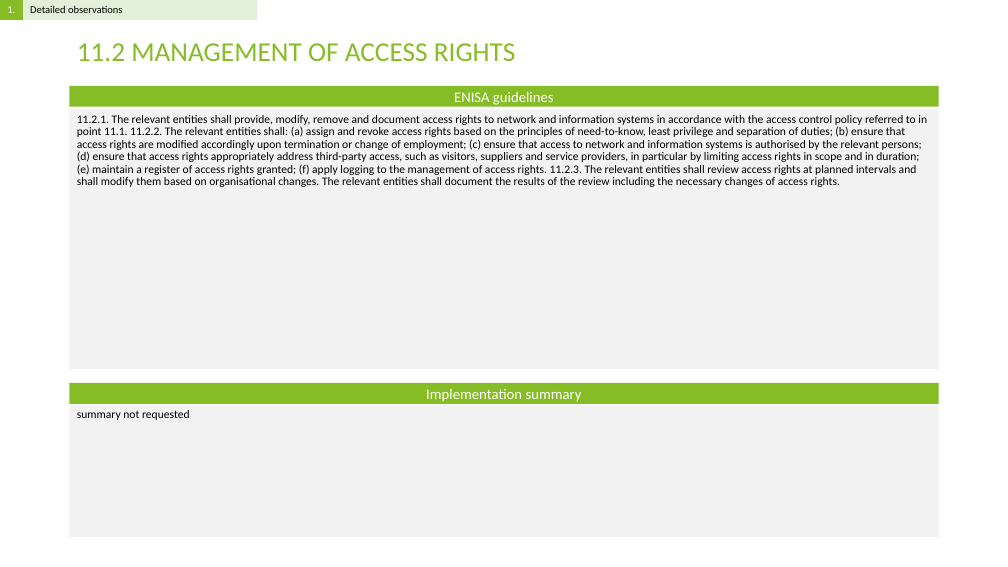
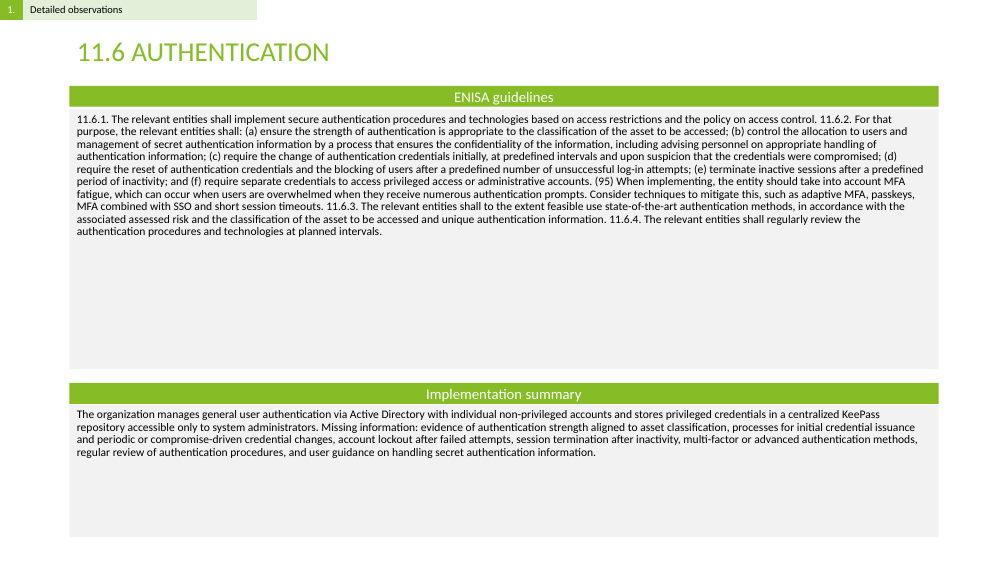
Before and after one commit to Rokas01/tprm, a slide deck: slide 12 of filename.pptx (slide 72 before the commit). Drawn at 1008x567 pixels with LibreOffice and Linux fonts; fonts in the diff are those of the drawing. Boxes give left, top, right and bottom in pixels: in the first picture for what was removed or moved away, otherwise in the second. Text is boxed around its words. In the diff, an @@ line names an element or a change of style, - is before the commit and + after.

```diff
--- a/filename.pptx
+++ b/filename.pptx
@@ title at box(77, 42, 329, 61): text changed @@
-11.2 MANAGEMENT OF ACCESS RIGHTS
+11.6 AUTHENTICATION
@@ text at box(77, 115, 923, 237): text changed @@
-11.2.1. The relevant entities shall provide, modify, remove and document access rights to network and information systems in accordance with the access control policy referred to in point 11.1. 11.2.2. The relevant entities shall: (a) assign and revoke access rights based on the principles of need-to-know, least privilege and separation of duties; (b) ensure that access rights are modified accordingly upon termination or change of employment; (c) ensure that access to network and information systems is authorised by the relevant persons; (d) ensure that access rights appropriately address third-party access, such as visitors, suppliers and service providers, in particular by limiting access rights in scope and in duration; (e) maintain a register of access rights granted; (f) apply logging to the management of access rights. 11.2.3. The relevant entities shall review access rights at planned intervals and shall modify them based on organisational changes. The relevant entities shall document the results of the review including the necessary changes of access rights.
+11.6.1. The relevant entities shall implement secure authentication procedures and technologies based on access restrictions and the policy on access control. 11.6.2. For that purpose, the relevant entities shall: (a) ensure the strength of authentication is appropriate to the classification of the asset to be accessed; (b) control the allocation to users and management of secret authentication information by a process that ensures the confidentiality of the information, including advising personnel on appropriate handling of authentication information; (c) require the change of authentication credentials initially, at predefined intervals and upon suspicion that the credentials were compromised; (d) require the reset of authentication credentials and the blocking of users after a predefined number of unsuccessful log-in attempts; (e) terminate inactive sessions after a predefined period of inactivity; and (f) require separate credentials to access privileged access or administrative accounts. (95) When implementing, the entity should take into account MFA fatigue, which can occur when users are overwhelmed when they receive numerous authentication prompts. Consider techniques to mitigate this, such as adaptive MFA, passkeys, MFA combined with SSO and short session timeouts. 11.6.3. The relevant entities shall to the extent feasible use state-of-the-art authentication methods, in accordance with the associated assessed risk and the classification of the asset to be accessed and unique authentication information. 11.6.4. The relevant entities shall regularly review the authentication procedures and technologies at planned intervals.
@@ text at box(77, 410, 917, 458): text changed @@
-summary not requested
+The organization manages general user authentication via Active Directory with individual non-privileged accounts and stores privileged credentials in a centralized KeePass repository accessible only to system administrators. Missing information: evidence of authentication strength aligned to asset classification, processes for initial credential issuance and periodic or compromise-driven credential changes, account lockout after failed attempts, session termination after inactivity, multi-factor or advanced authentication methods, regular review of authentication procedures, and user guidance on handling secret authentication information.
```
Also in this commit, not shown: 10 other slides changed, 3 slides added, 89 slides removed, 3 other files.
